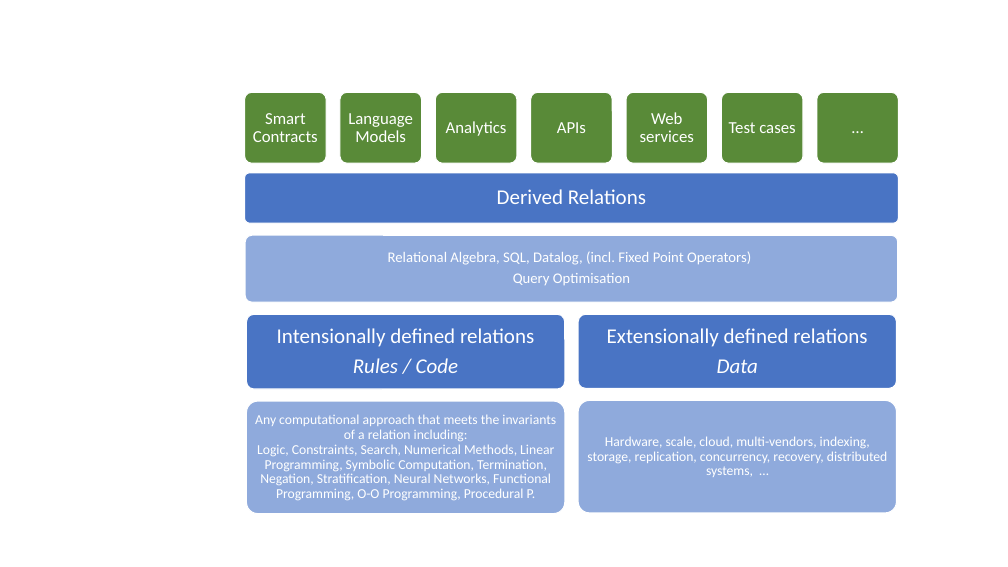
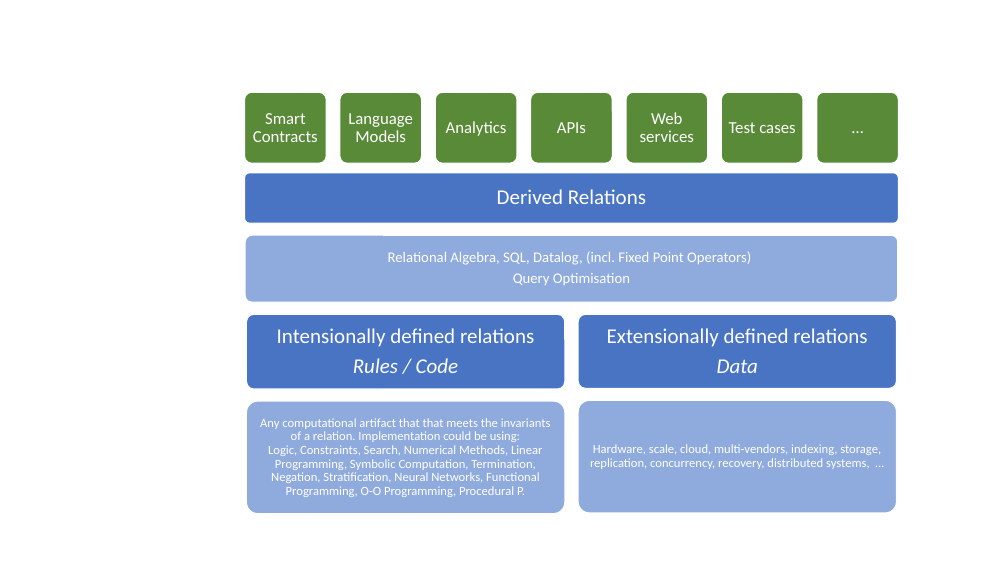
Before and after one commit to DavidPratten/jetisu, a slide deck: slide 1 of images/src/jetisu diagrams.pptx. Drawn at 1008x567 pixels with LibreOffice and Linux fonts; fonts in the diff are those of the drawing. Boxes give left, top, right and bottom in pixels: in the first picture for what was removed or moved away, otherwise in the second. Text is boxed around its words. In the diff, an @@ line names an element or a change of style, - is before the commit and + after.

```diff
--- a/images/src/jetisu diagrams.pptx
+++ b/images/src/jetisu diagrams.pptx
@@ text at [260, 418, 551, 497]: text changed; size 13 to 12 pt @@
-Any computational approach that meets the invariants of a relation including:
-Logic, Constraints, Search, Numerical Methods, Linear Programming, Symbolic Computation, Termination, Negation, Stratification, Neural Networks, Functional Programming, O-O Programming, Procedural P.
+Any computational artifact that that meets the invariants of a relation. Implementation could be using:
+Logic, Constraints, Search, Numerical Methods, Linear Programming, Symbolic Computation, Termination, Negation, Stratification, Neural Networks, Functional Programming, O-O Programming, Procedural P.
@@ text "Hardware, scale, cloud, multi-vendors, indexing, ..." at [590, 444, 881, 469]: size 13 to 12 pt @@
```
Also in this commit, not shown: 1 other file.
